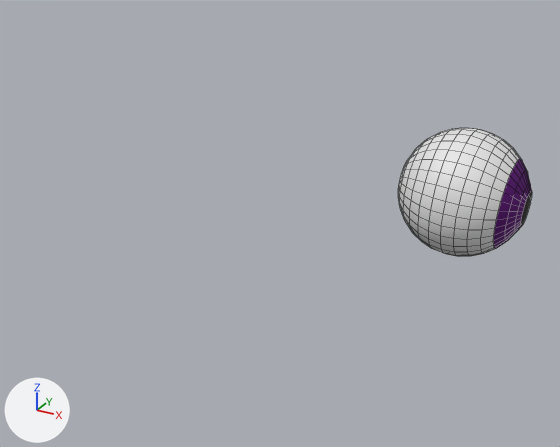
What one commit did to the Blender file Assets/Models/Cloud.blend.
The view is the same before and after, from a 50 mm lens placed at (3.39, -6.89, 3.56), pointed at (-0.32, -0.16, 0.2). Lighting does not change. The marker at lower left points along +X, +Y and +Z. Mesh edges are drawn as thin lines.
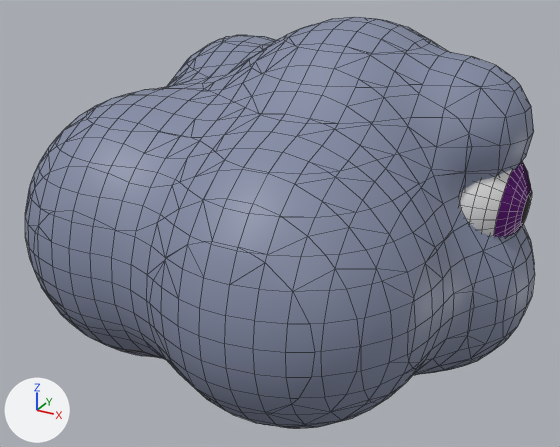
Location of each change, (x1, y1, x2, y2) in pixels of the pictures (560 x 447 px):
'Mball.011', added (blue)
    after: (25, 17, 535, 428)
'Sphere', unchanged, covered by the edit
    before: (398, 128, 532, 257)
    after: (459, 161, 532, 237)

The change, as a list of edits to the scene's bpy script:
```text
Add mat_cloud:
    mat_cloud = principled_material('Cloud')
    mat_cloud.base_color = (0.231, 0.265, 0.384)  # blue #848da7
Add me_mesh:
    me_mesh.from_pydata(...)  # 1964 vertices, 2405 faces; spans x -2.69..2.01, y -2.29..2.25, z -1.14..2.06
    me_mesh.polygons.foreach_set('use_smooth', [True] * 2405)
    me_mesh.materials.append(mat_cloud)  # blue #848da7
Add ob_mball_011:
    ob_mball_011 = bpy.data.objects.new('Mball.011', me_mesh)
    ob_mball_011.location = (0.0, 0.0, 0.0)
    ob_mball_011.scale = (1.16, 1.16, 1.16)
```
